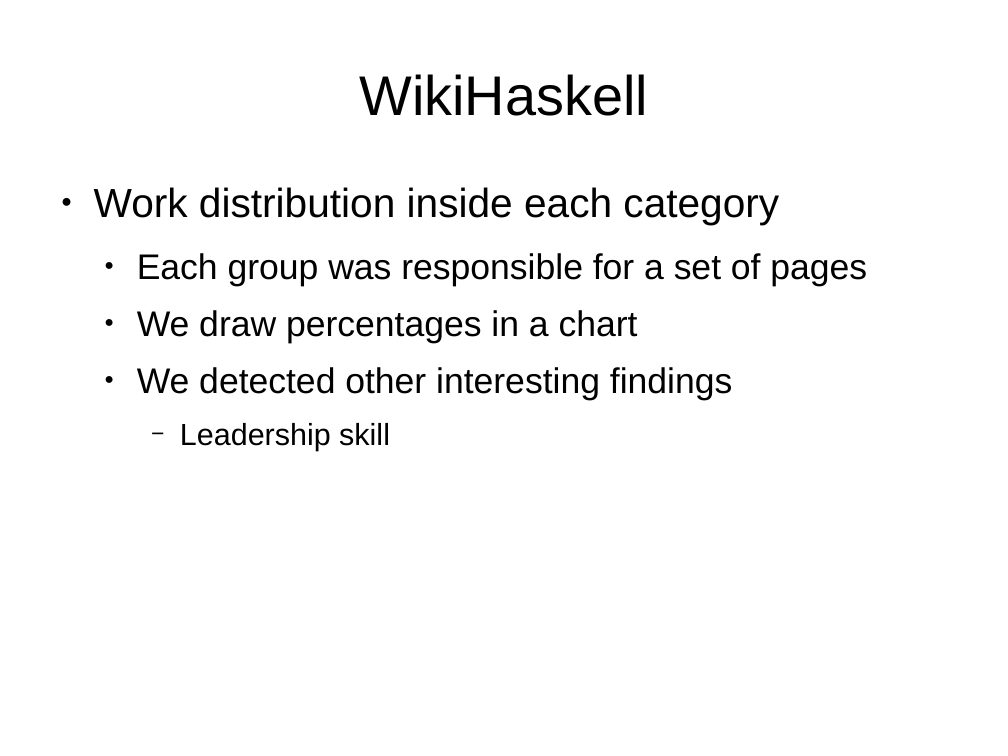
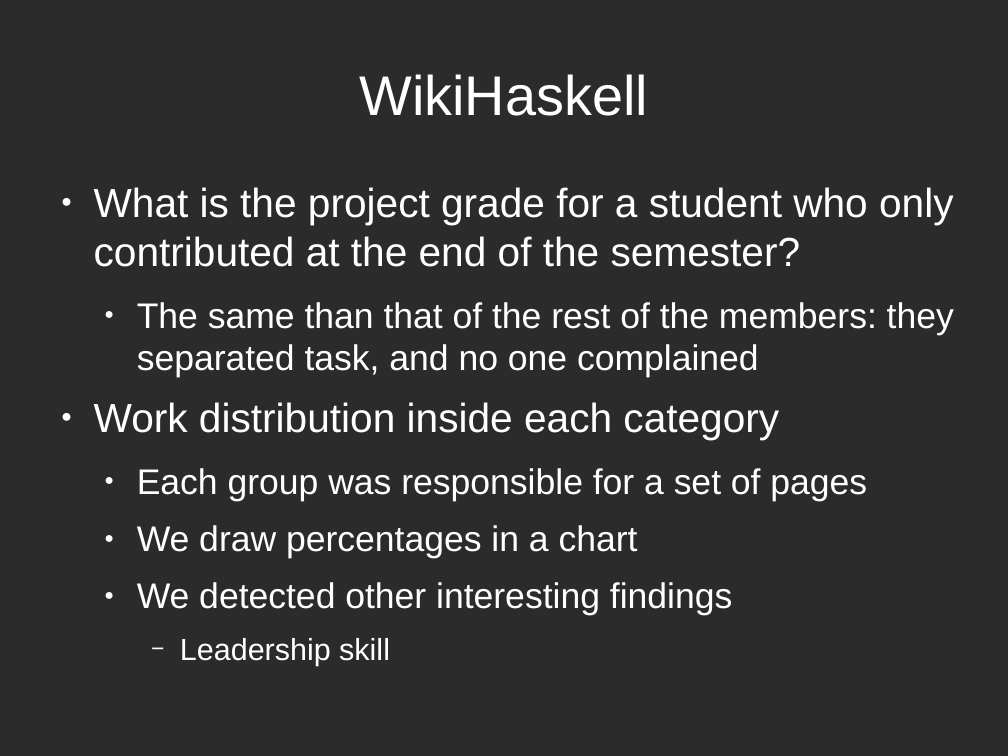
Before and after one commit to DrPantera/wikis4education, a slide deck: slide 23 of brunel-2014/wiki-assessment.odp. Drawn at 1008x756 pixels with LibreOffice and Linux fonts; fonts in the diff are those of the drawing; background and template pictures are left out; a plain dark background stands for a picture behind light text. Boxes give left, top, right and bottom in pixels: in the first picture for what was removed or moved away, otherwise in the second. Text is boxed around its words. In the diff, an @@ line names an element or a change of style, - is before the commit and + after.

```diff
--- a/brunel-2014/wiki-assessment.odp
+++ b/brunel-2014/wiki-assessment.odp
@@ background #FFFFFF to picture (left out) @@
@@ title "WikiHaskell" at (359, 74, 648, 116): text colour #000000 to #FFFFFF @@
@@ text at (94, 187, 954, 378): paragraphs added @@
+● What is the project grade for a student who only contributed at the end of the semester?
+  ● The same than that of the rest of the members: they separated task, and no one complained
@@ text at (94, 402, 867, 666): text colour #000000 to #FFFFFF in "Work distribution inside each category", "Each group was responsible for a set ...", "We draw percentages in a chart", "We detected other interesting findings" and 1 more places; bullet colour #000000 to #FFFFFF @@
```
Also in this commit, not shown: 37 other slides changed, 5 slides added, 5 slides removed, 1 other file.
